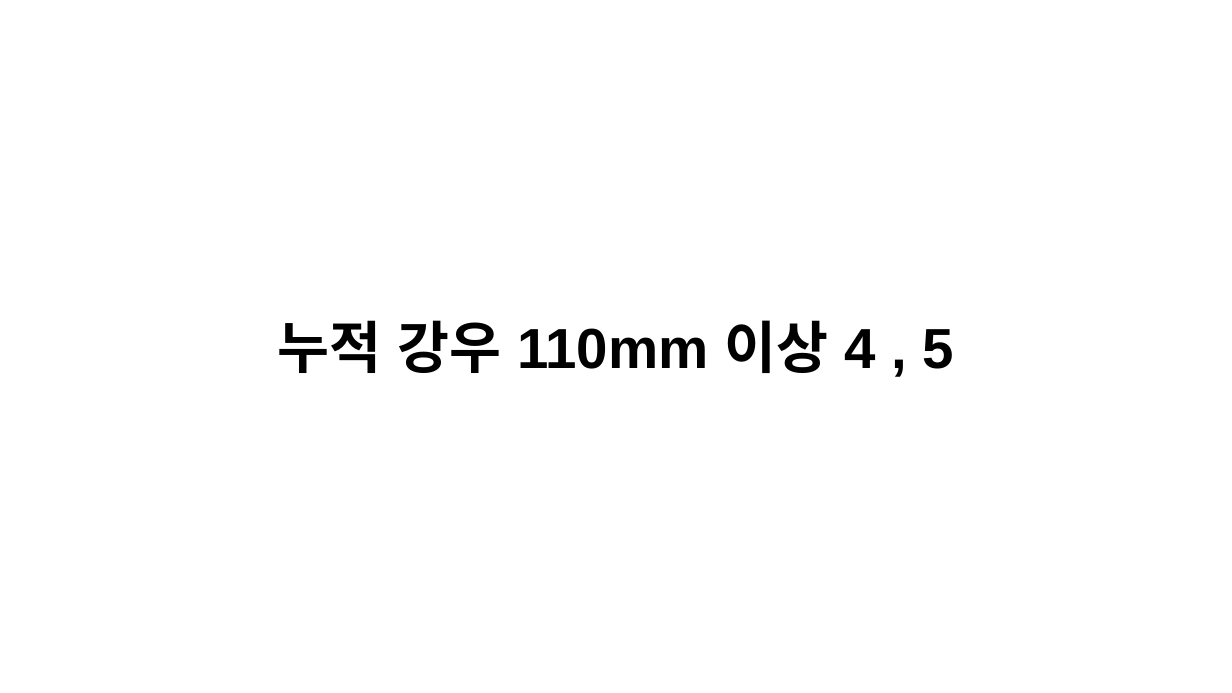
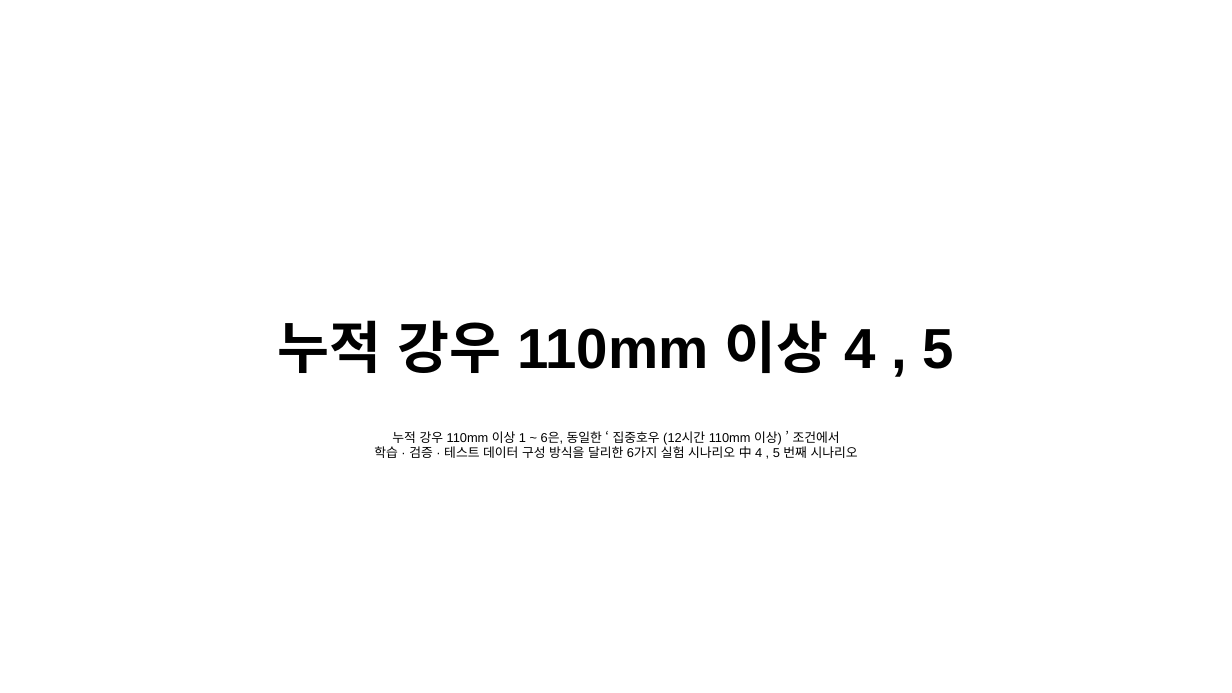
Before and after one commit to JEONGMIN0000/TrainDataCreater_LSTM, a slide deck: slide 10 of ParallelLSTM/result/Parallel LSTM 결과 보고.pptx. Drawn at 1232x693 pixels with LibreOffice and Linux fonts; fonts in the diff are those of the drawing. Boxes give left, top, right and bottom in pixels: in the first picture for what was removed or moved away, otherwise in the second. Text is boxed around its words. In the diff, an @@ line names an element or a change of style, - is before the commit and + after.

```diff
--- a/ParallelLSTM/result/Parallel LSTM 결과 보고.pptx
+++ b/ParallelLSTM/result/Parallel LSTM 결과 보고.pptx
@@ text added at (374, 431, 858, 458), 10 pt, text #000000 @@
+누적 강우 110mm 이상 1 ~ 6은, 동일한 ‘ 집중호우 (12시간 110mm 이상) ’ 조건에서
+학습 · 검증 · 테스트 데이터 구성 방식을 달리한 6가지 실험 시나리오 中 4 , 5 번째 시나리오
```
Also in this commit, not shown: 19 other slides changed, 1 other file.
